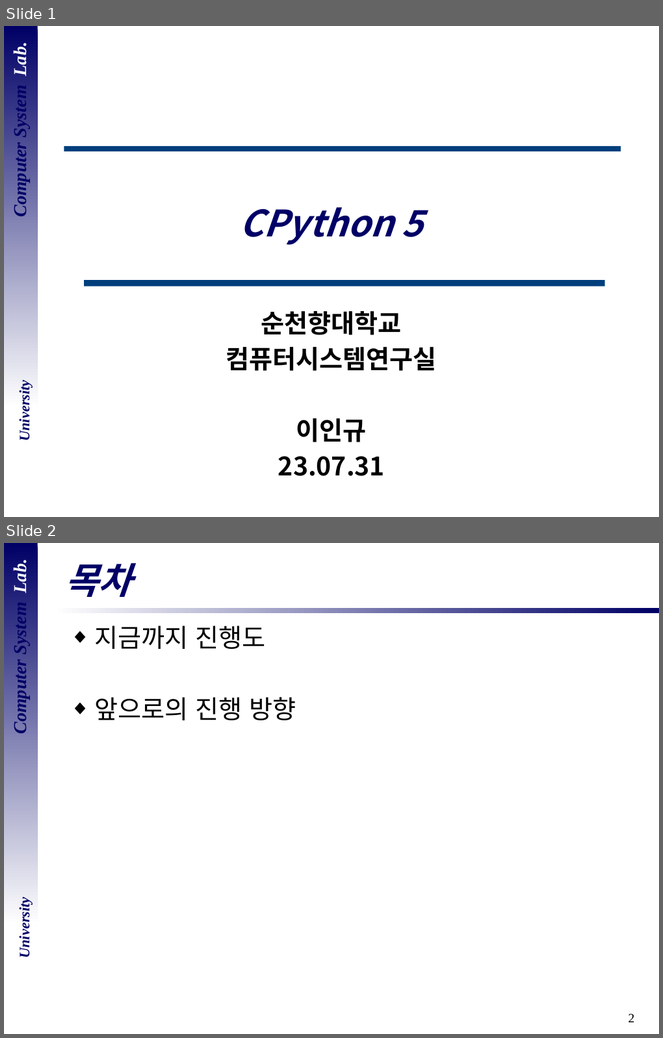
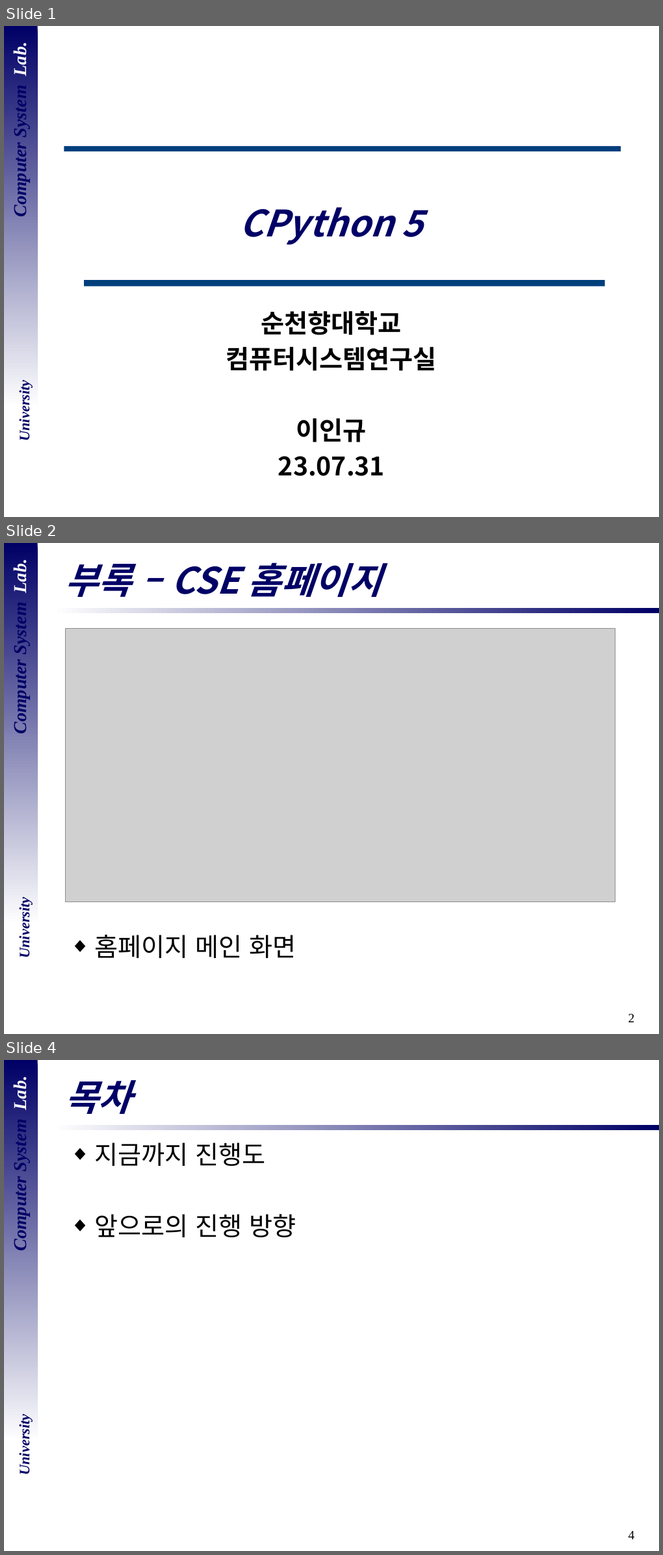
Before and after one commit to DevelopLee20/CSLab_Semina, a slide deck: ppt 모음/CPython5.pptx. Shown one above the other, each under a label of ours: slides 1 and 2 before the commit, slides 1, 2 and 4 after it; the slides between them are not shown. The pictures are 663x1038 and 663x1555 pixels, drawn with LibreOffice and Linux fonts; fonts in the diff are those of the drawing; grey boxes stand for pictures; background and template pictures are left out. Boxes give left, top, right and bottom in pixels: in the first picture for what was removed or moved away, otherwise in the second. Text is boxed around its words. In the diff, an @@ line names an element or a change of style, - is before the commit and + after.

```diff
--- a/ppt 모음/CPython5.pptx
+++ b/ppt 모음/CPython5.pptx
@@ slide 2 added at [4, 543, 659, 1034], background #FFFFFF; not listed: 5 template elements that a slide beside it also shows @@
@@ title added at [64, 563, 382, 597], 40 pt, text #000066, bold, italic @@
+부록 – CSE 홈페이지
@@ picture added at [66, 629, 615, 902] @@
@@ text added at [94, 935, 296, 958], 28 pt, text #000000 @@
+◆ 홈페이지 메인 화면
@@ what was slide 2 is now slide 4 @@
@@ page number at [629, 1531, 635, 1540]: text changed @@
-2
+4
```
Also in this commit, not shown: 1 other slide added, 1 other file.
